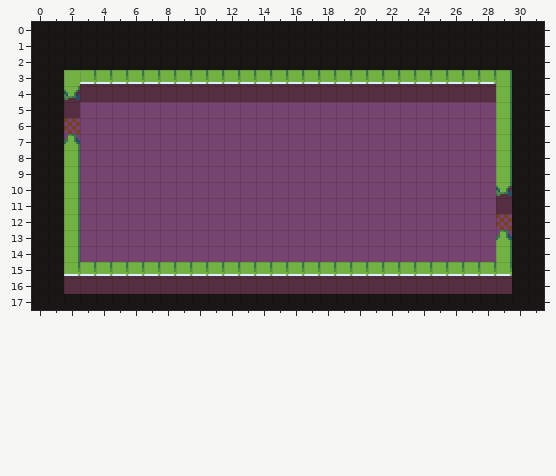
Two versions of a level (Tiled map, MonoGameWindowsStarter/Content/Maps/Room_4_++--.tmx). The picture above was drawn from the file before the commit.
Cells are 8x8 px. Shown: x 0..31, y 0..17.
The same view after the edit:
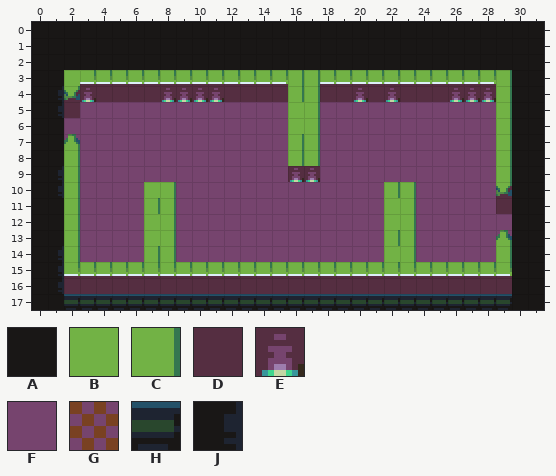
Key: from "DungeonTileSet": A 0, B 1, C 3, D 4, E 12, F 15, G 21, H 46, J 91.
_ is an empty cell, # one hidden under a higher layer.
Tiles replaced or removed in this view: A, D, F, G.
The exact change:
Changed rows in their new state; . is an unchanged cell.
Layer "Background":
first column x 1:
 4 J.E....EEEE........E.E...EEE.
 5 J............................
 6 .F...........................
 9 J..............EE............
10 J............................
11 .....................#.......
12 .....................#......F
14 J............................
15 J............................
16 J............................
17 .HHHHHHHHHHHHHHHHHHHHHHHHHHHH
Layer "Forground":
first column x 7:
 3 .........CC......
 4 .........CC......
 5 .........BC......
 6 .........BC......
 7 .........CC......
 8 .........CC......
10 BC.............CC
11 CC.............BC
12 BC.............BC
13 BC.............CC
14 CC.............BC
Where, in picture pixels (left, top, right, bottom), the same in both pictures:
changed: (58, 76, 512, 310)
